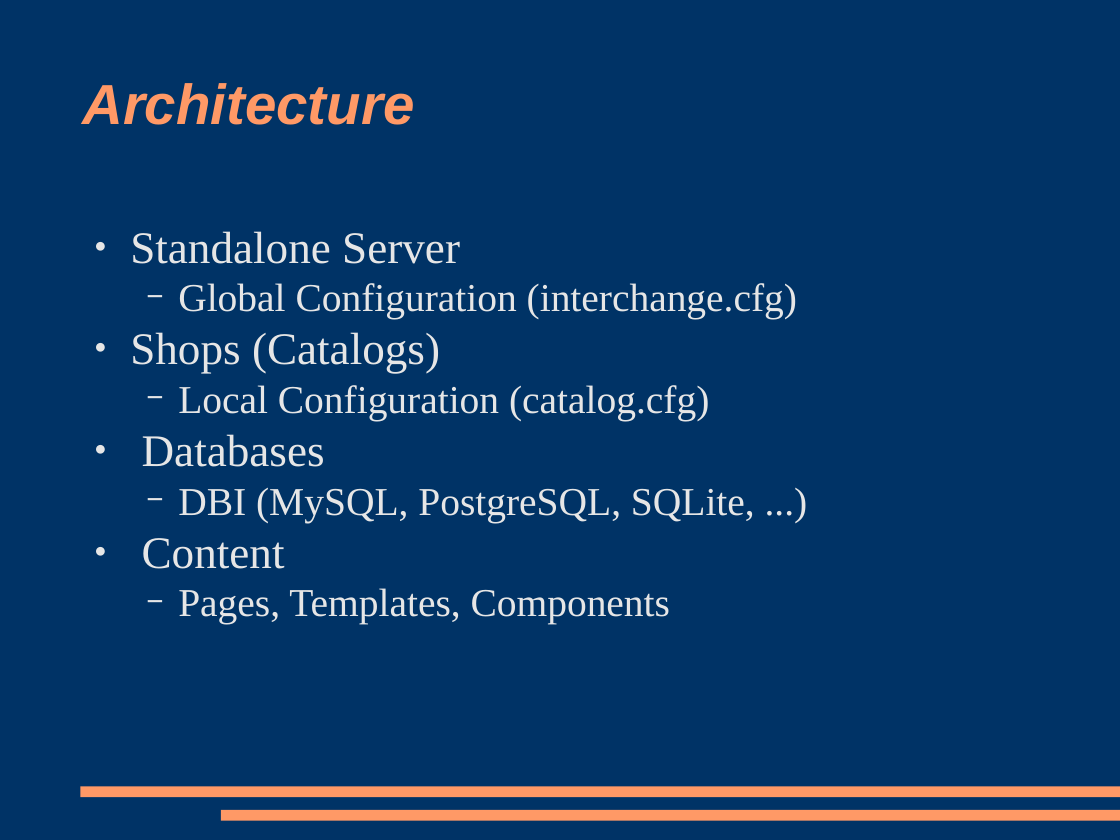
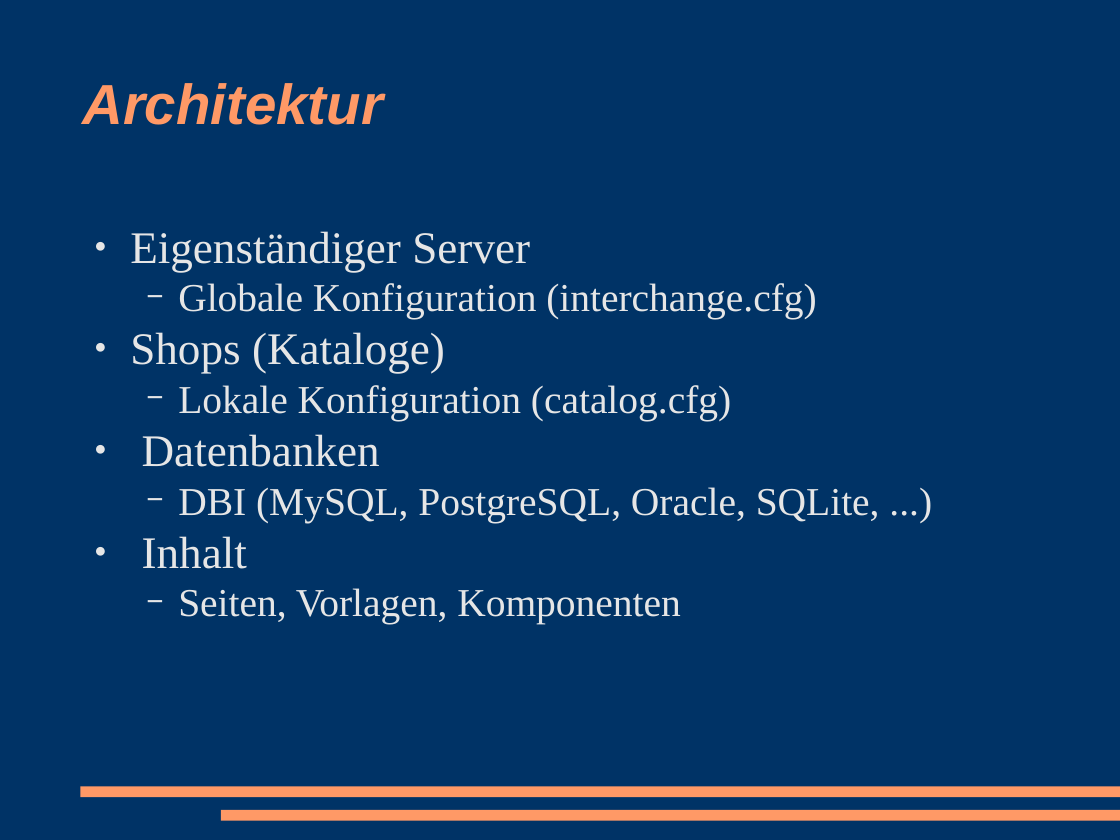
Before and after one commit to racke/Presentations, a slide deck: slide 4 of cebit2009/interchange.odp. Drawn at 1120x840 pixels with LibreOffice and Linux fonts; fonts in the diff are those of the drawing. Boxes give left, top, right and bottom in pixels: in the first picture for what was removed or moved away, otherwise in the second. Text is boxed around its words. In the diff, an @@ line names an element or a change of style, - is before the commit and + after.

```diff
--- a/cebit2009/interchange.odp
+++ b/cebit2009/interchange.odp
@@ title at [82, 83, 383, 125]: text changed @@
-Architecture
+Architektur
@@ text at [130, 231, 880, 625]: text changed @@
-● Standalone Server
-  − Global Configuration (interchange.cfg)
-● Shops (Catalogs)
-  − Local Configuration (catalog.cfg)
-● Databases
-  − DBI (MySQL, PostgreSQL, SQLite, ...)
-● Content
-  − Pages, Templates, Components
+● Eigenständiger Server
+  − Globale Konfiguration (interchange.cfg)
+● Shops (Kataloge)
+  − Lokale Konfiguration (catalog.cfg)
+● Datenbanken
+  − DBI (MySQL, PostgreSQL, Oracle, SQLite, ...)
+● Inhalt
+  − Seiten, Vorlagen, Komponenten
```
Also in this commit, not shown: 8 other slides changed, 4 slides added, 3 slides removed, 2 other files.
